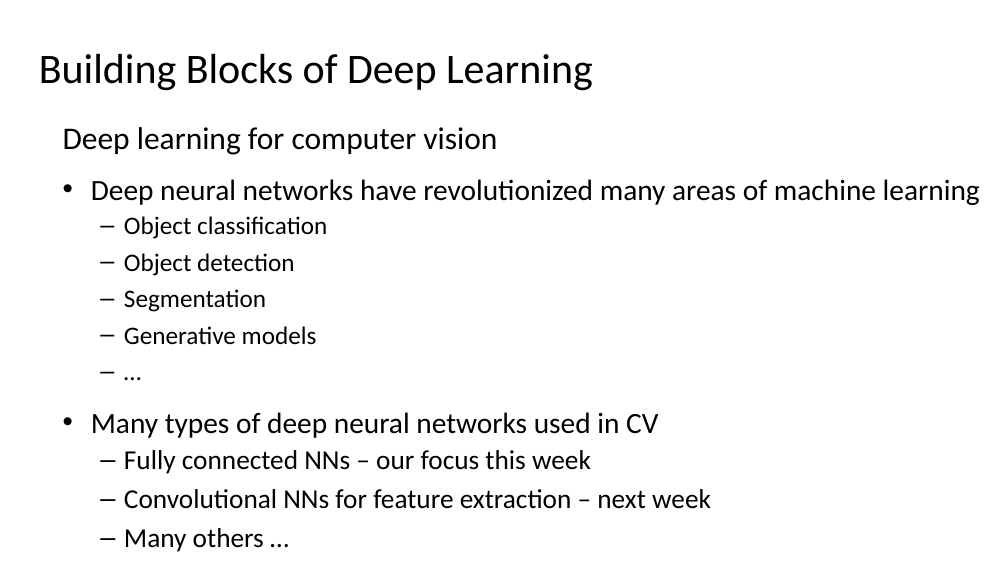
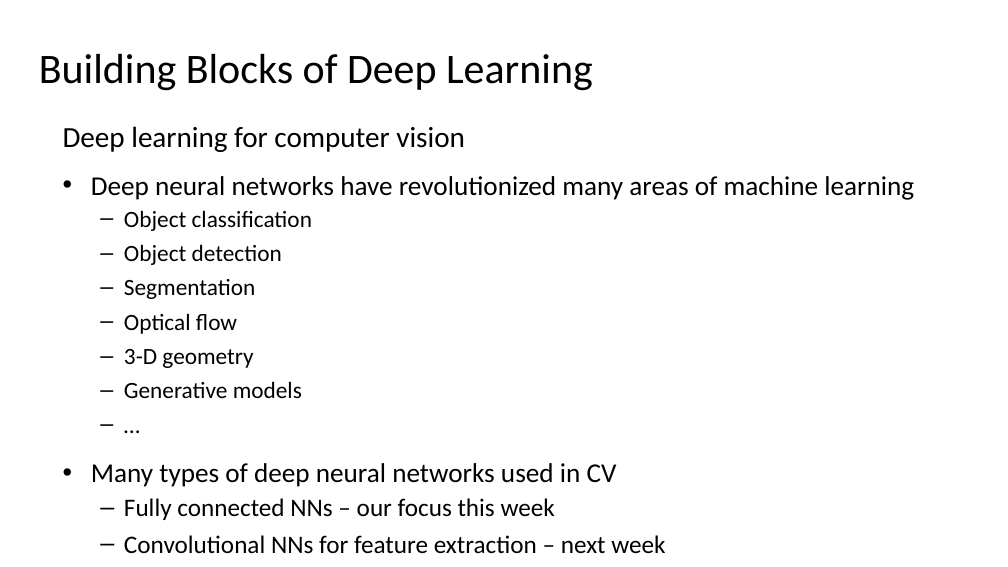
Before and after one commit to StephenElston/CSCI-E25, a slide deck: slide 2 of Slides/5_BuildingBlocksOfDeepLearning.pptx. Drawn at 1008x567 pixels with LibreOffice and Linux fonts; fonts in the diff are those of the drawing. Boxes give left, top, right and bottom in pixels: in the first picture for what was removed or moved away, otherwise in the second. Text is boxed around its words. In the diff, an @@ line names an element or a change of style, - is before the commit and + after.

```diff
--- a/Slides/5_BuildingBlocksOfDeepLearning.pptx
+++ b/Slides/5_BuildingBlocksOfDeepLearning.pptx
@@ text at [63, 126, 914, 554]: size 30 to 27.8 pt in "Deep learning for computer vision"; size 28 to 25.9 pt in "Deep neural networks have revolutionized many areas ...", "Many types of deep neural networks used ..."; size 24 to 22.2 pt in "Object classification", "Object detection", "Segmentation", "Generative models" and 1 more places; size 26 to 24.1 pt in "Fully connected NNs – our focus this ...", "Convolutional NNs for feature extraction – next ...", "Many others …" @@
@@ text at [124, 313, 253, 368]: paragraphs added @@
+  – Optical flow
+  – 3-D geometry
```
Also in this commit, not shown: 7 other slides changed, 1 slide removed.
